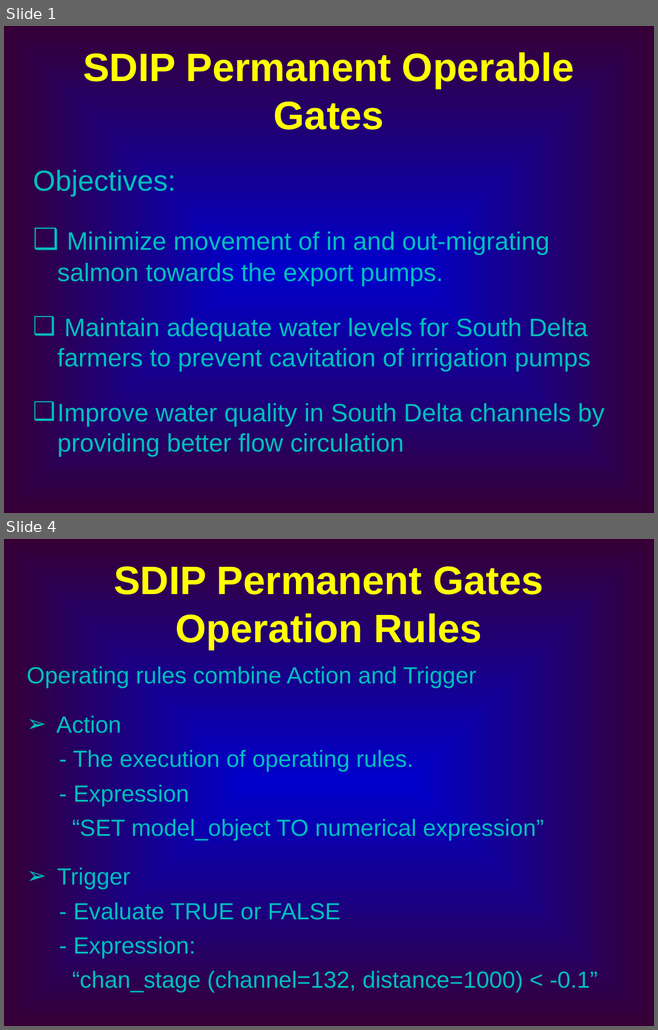
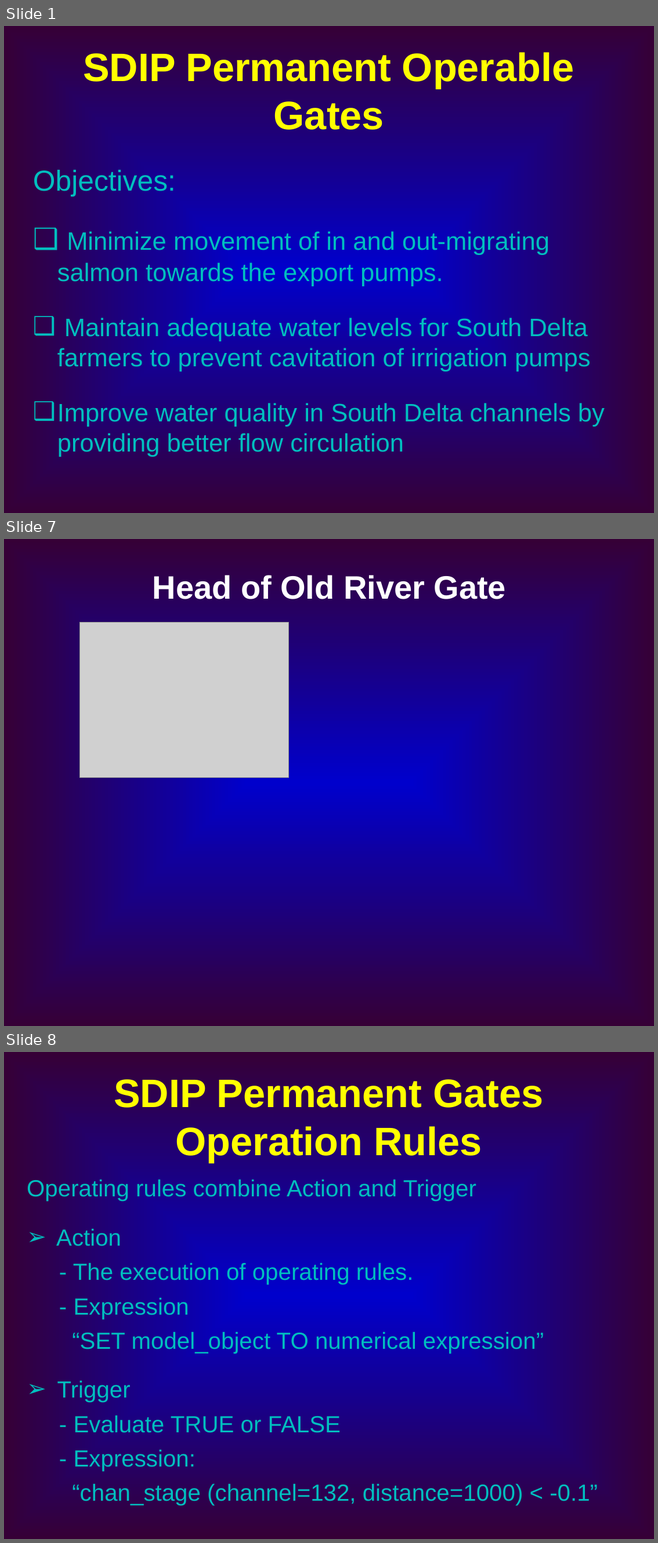
Before and after one commit to CADWRDeltaModeling/dsm2, a slide deck: dsm2/presentations/DSM2 Operting Rule.ppt. Shown one above the other, each under a label of ours: slides 1 and 4 before the commit, slides 1, 7 and 8 after it; the slides between them are not shown. The pictures are 658x1030 and 658x1543 pixels, drawn with LibreOffice and Linux fonts; fonts in the diff are those of the drawing; grey boxes stand for pictures. Boxes give left, top, right and bottom in pixels: in the first picture for what was removed or moved away, otherwise in the second. Text is boxed around its words. In the diff, an @@ line names an element or a change of style, - is before the commit and + after.

```diff
--- a/dsm2/presentations/DSM2 Operting Rule.ppt
+++ b/dsm2/presentations/DSM2 Operting Rule.ppt
@@ slide 7 added at (4, 539, 654, 1026), background gradient #0000CC to #360036 @@
@@ text added at (152, 575, 506, 599), 36 pt, text #FFFFFF, bold @@
+Head of Old River Gate
@@ picture added at (80, 622, 289, 778) @@
@@ what was slide 4 is now slide 8 @@
```
Also in this commit, not shown: 1 slide changed, 3 other slides added.
